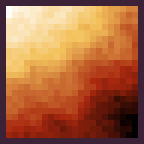
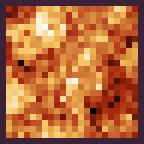
Before/after of a 144×144 layered artwork. What changed in the layer stack:
moved "Ballistic" above "Brownian" over [6, 6, 138, 138]
added layer "Columnar" above "Diffusion" over [6, 6, 138, 138]
painted on "Diffusion" over [6, 6, 138, 138]
moved "Domains" above "Lattice" over [6, 6, 138, 138]
painted on "Lattice" over [6, 6, 138, 138]
moved "Line Noise" above "Noise" over [6, 6, 138, 138]
moved "Noise" above "Objects" over [6, 6, 138, 138]
moved "Objects" above "Particles" over [6, 6, 138, 138]
moved "Spectral" above "Waves", painted on it over [6, 6, 138, 138]
